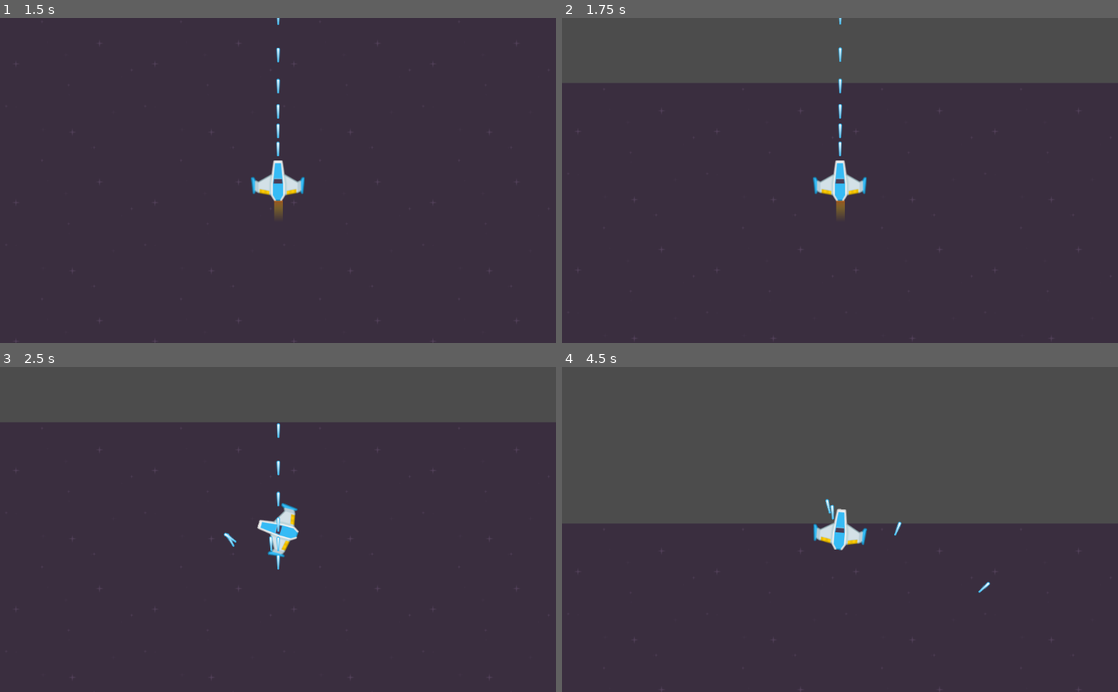
Above: before the commit, frames 1-4 (two rows, left to right).
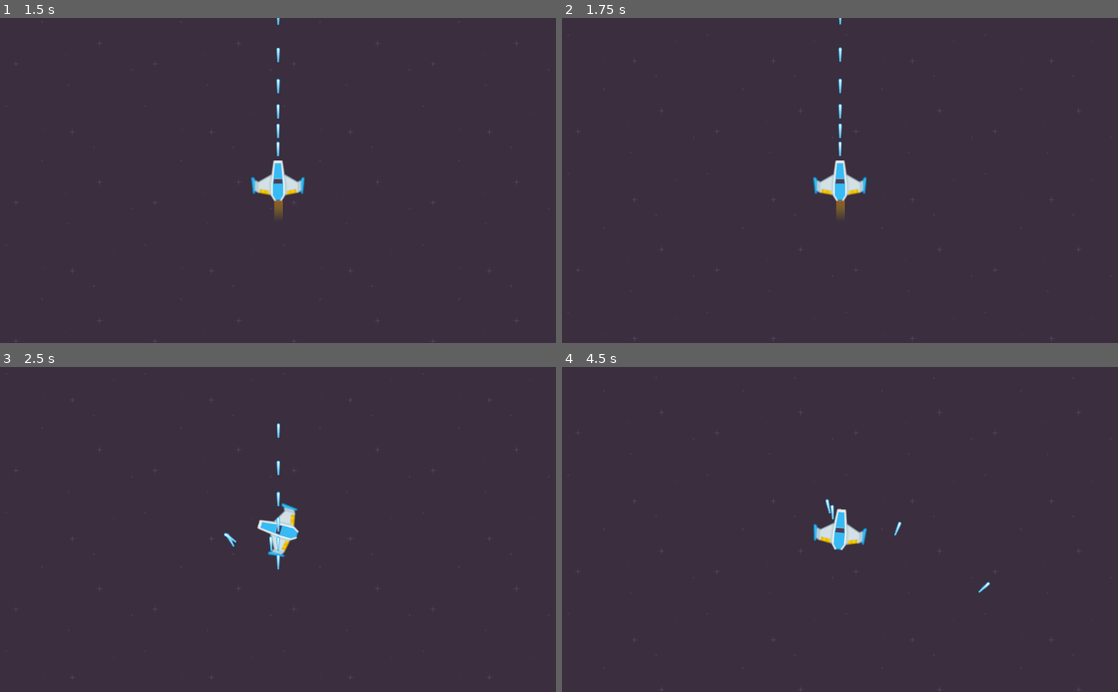
Above: after the commit, the same moments.

Repository: 3deric/GodotAsteroids
Game: Godot game, scene res://Scene/Asteroids.tscn
Same seed, same stepped clock (60 frames per second), same inputs: the game is played once before the commit and once after it.
Inputs:
- Up to frame 1 (1.5 s): tap Enter at 0.5 s; hold Space (Shoot) 0.53-1.28 s; hold Up (MovementAccelerate) from 0.53 s (still down); tap Space (Shoot) at 1.35 s
- Up to frame 2 (1.75 s): keep holding Up (MovementAccelerate)
- Up to frame 3 (2.5 s): release Up (MovementAccelerate) at 2.03 s; hold Left (MovementLeft) from 2.03 s (still down); hold Space (Shoot) from 2.03 s (still down)
- Up to frame 4 (4.5 s): release Space (Shoot) at 2.78 s; tap Space (Shoot) at 2.85, 4.35 s; hold Space (Shoot) 3.53-4.28 s; release Left (MovementLeft) at 4.28 s; hold Right (MovementRight) from 4.28 s (still down)

Frame 1 is identical in both runs. In frame 2, 20% of the frame differs, in the area x 0-100%, y 0-20%; in frame 3, 17%; in frame 4, 48%, in the area x 0-100%, y 0-49%.

Commit message:
Fixed infinite scrolling

Diff:
--- a/Scripts/Game.gd
+++ b/Scripts/Game.gd
@@ -18,8 +18,8 @@
 	set_process(true)
 
 func _process(delta):
-	var roundPosX =  int(player.position.x / 512) * 512 -512
-	var roundPosY =  int(player.position.y / 512) * 512 -512
+	var roundPosX =  int(player.position.x / 512) * 512 -1024
+	var roundPosY =  int(player.position.y / 512) * 512 -1024
 
 	background.rect_position = Vector2(roundPosX, roundPosY)
 
